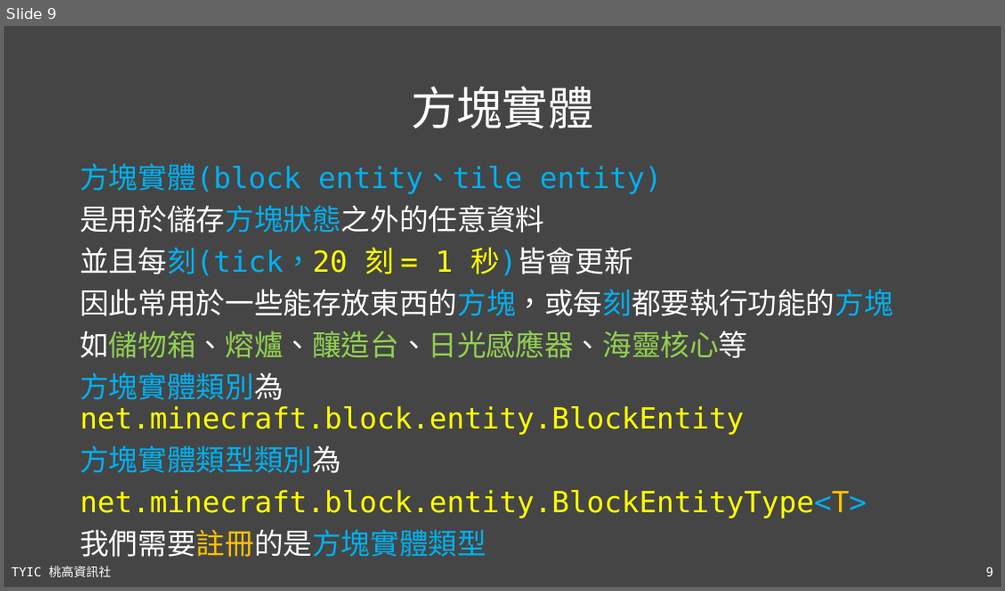
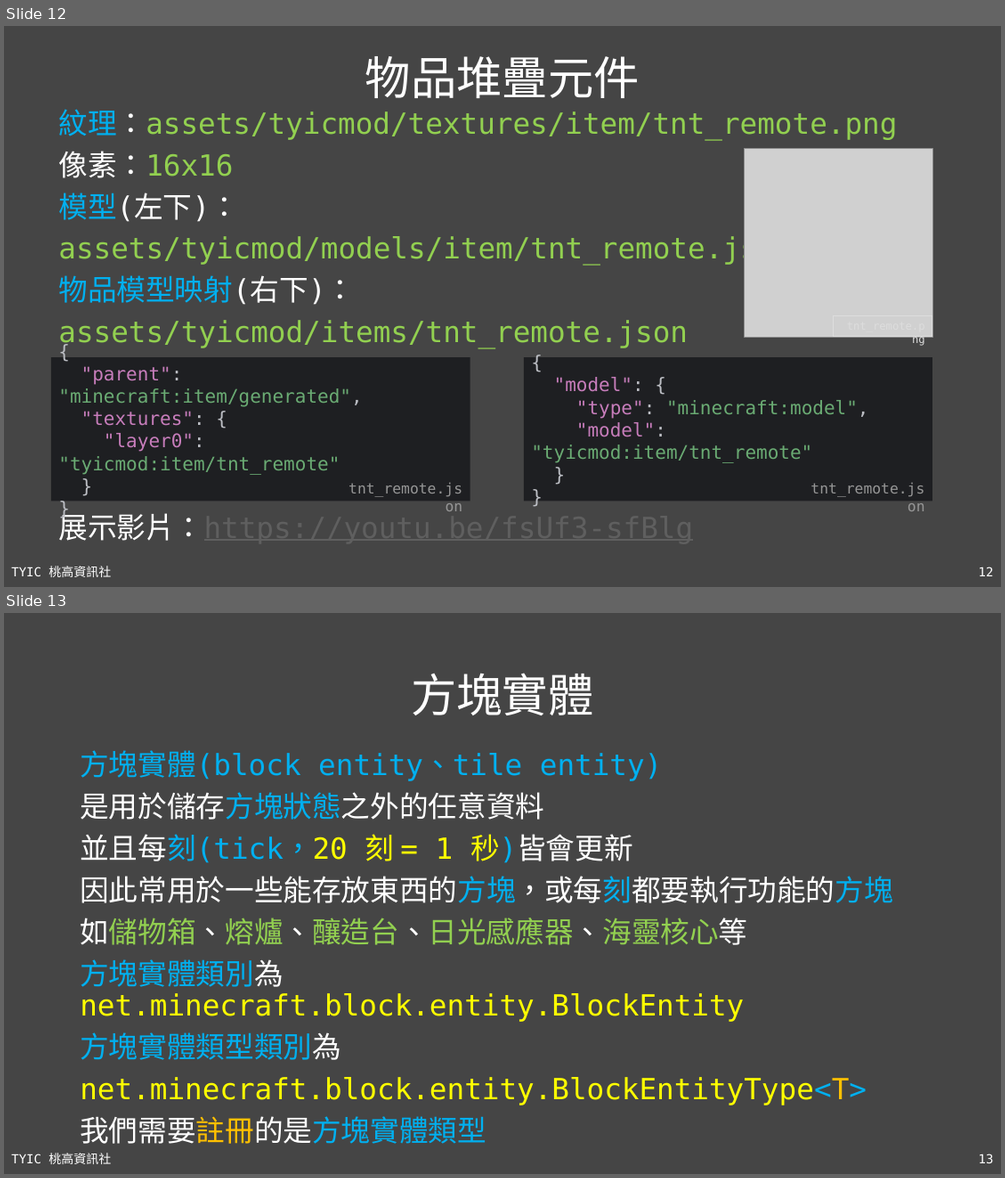
Before and after one commit to TYSHIC/slides, a slide deck: ppt/54_Java 專案：NBT.pptx. Shown one above the other, each under a label of ours: slide 9 before the commit, slides 12 and 13 after it. The pictures are 1005x591 and 1005x1178 pixels, drawn with LibreOffice and Linux fonts; fonts in the diff are those of the drawing; grey boxes stand for pictures. Boxes give left, top, right and bottom in pixels: in the first picture for what was removed or moved away, otherwise in the second. Text is boxed around its words. In the diff, an @@ line names an element or a change of style, - is before the commit and + after.

```diff
--- a/ppt/54_Java 專案：NBT.pptx
+++ b/ppt/54_Java 專案：NBT.pptx
@@ slide 12 added at (4, 26, 1001, 587), background #454545; not listed: 2 template elements that a slide beside it also shows @@
@@ title added at (365, 56, 639, 98), 44 pt, text #FFFFFF @@
+物品堆疊元件
@@ text added at (58, 109, 897, 349), 28 pt, text #92D050 @@
+紋理：assets/tyicmod/textures/item/tnt_remote.png
+像素：16x16
+模型(左下)：
+assets/tyicmod/models/item/tnt_remote.json
+物品模型映射(右下)：
+assets/tyicmod/items/tnt_remote.json
@@ picture added at (744, 149, 933, 338) @@
@@ rectangle added at (833, 316, 933, 338), outline #DDDDDD 0.75 pt, 10.5 pt, text #DDDDDD @@
+tnt_remote.png
@@ rectangle added at (51, 357, 469, 501), fill #1E1F22, 18 pt, text #6AAB73 @@
+{
+"parent": "minecraft:item/generated",
+"textures": {
+"layer0": "tyicmod:item/tnt_remote"
+}
+}
@@ rectangle added at (524, 357, 932, 501), fill #1E1F22, 18 pt, text #6AAB73 @@
+{
+"model": {
+"type": "minecraft:model",
+"model": "tyicmod:item/tnt_remote"
+}
+}
@@ text added at (348, 482, 462, 497), 14 pt, text #969696 @@
+tnt_remote.json
@@ text added at (810, 483, 924, 497), 14 pt, text #969696 @@
+tnt_remote.json
@@ text added at (58, 508, 693, 540), 28 pt, text #5F5F5F, underline @@
+展示影片：https://youtu.be/fsUf3-sfBlg
@@ what was slide 9 is now slide 13 @@
@@ page number at (979, 1153, 994, 1163): text changed @@
-9
+13
```
Also in this commit, not shown: 3 other slides added, 6 other files.
